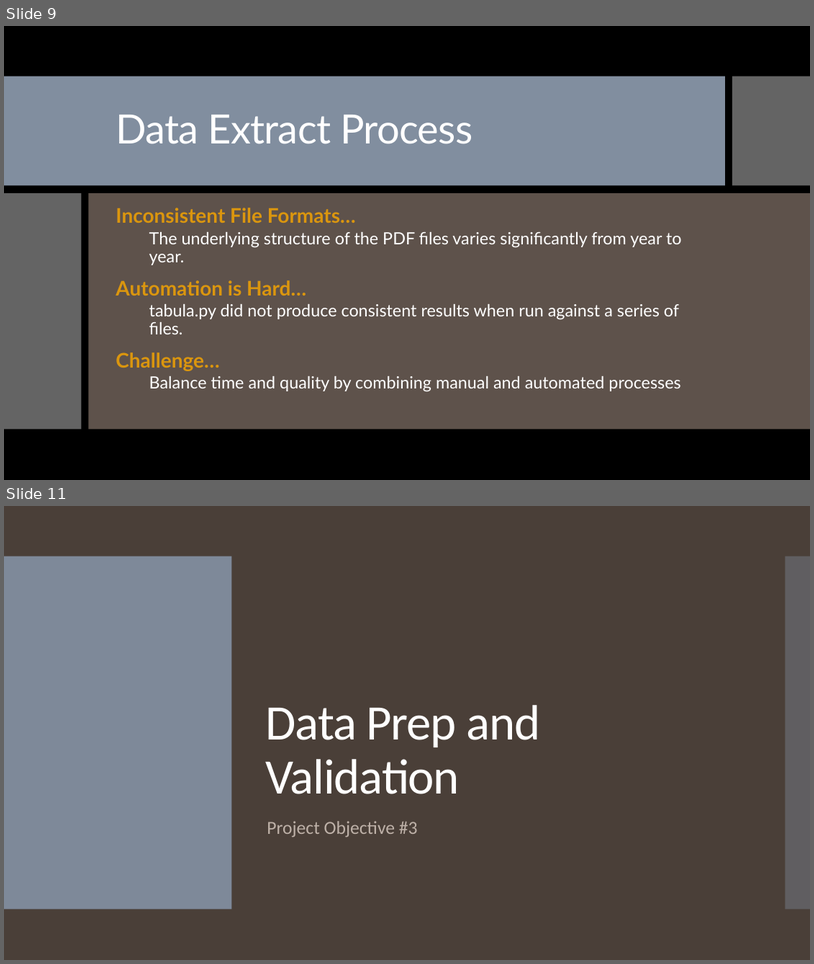
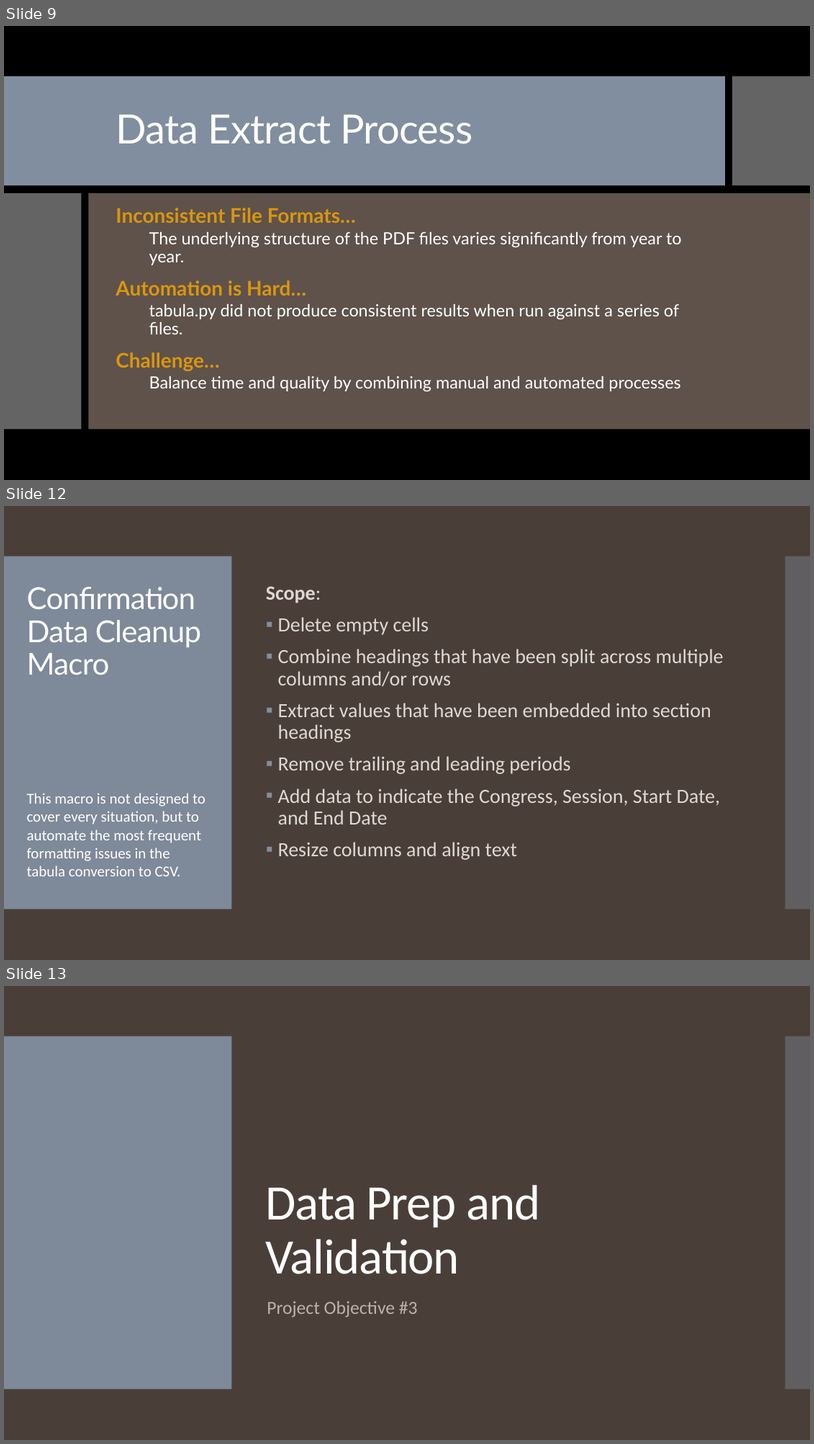
Before and after one commit to tamimcm416/congressional_data_scrape, a slide deck: Data Scrape and Validation Presentation.pptx. Shown one above the other, each under a label of ours: slides 9 and 11 before the commit, slides 9, 12 and 13 after it; the slides between them are not shown. The pictures are 814x964 and 814x1444 pixels, drawn with LibreOffice and Linux fonts; fonts in the diff are those of the drawing. Boxes give left, top, right and bottom in pixels: in the first picture for what was removed or moved away, otherwise in the second. Text is boxed around its words. In the diff, an @@ line names an element or a change of style, - is before the commit and + after.

```diff
--- a/Data Scrape and Validation Presentation.pptx
+++ b/Data Scrape and Validation Presentation.pptx
@@ slide 12 added at [4,506,810,960], background #4A3F38; not listed: 2 template elements that a slide beside it also shows @@
@@ title added at [27,587,201,675], 36 pt, text #FFFFFF @@
+Confirmation Data Cleanup Macro
@@ text added at [266,586,724,860], 24 pt, text #DED8D4 @@
+Scope:
+▪ Delete empty cells
+▪ Combine headings that have been split across multiple columns and/or rows
+▪ Extract values that have been embedded into section headings
+▪ Remove trailing and leading periods
+▪ Add data to indicate the Congress, Session, Start Date, and End Date
+▪ Resize columns and align text
@@ text added at [27,793,206,876], 18 pt, text #FFFFFF @@
+This macro is not designed to cover every situation, but to automate the most frequent formatting issues in the tabula conversion to CSV.
@@ what was slide 11 is now slide 13 @@
```
Also in this commit, not shown: 5 slides changed, 3 other slides added.
